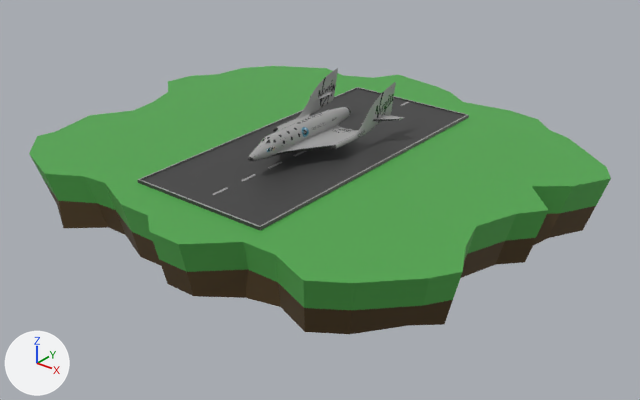
Before and after pictures for a commit that changed the glTF model public/spaceshiptwo.gltf.
Camera for both pictures: a 50 mm camera at (7.84, -9.73, 5.2) aimed at (0.15, -0.13, -0.75). Lighting does not change. The marker at lower left points along +X, +Y and +Z.
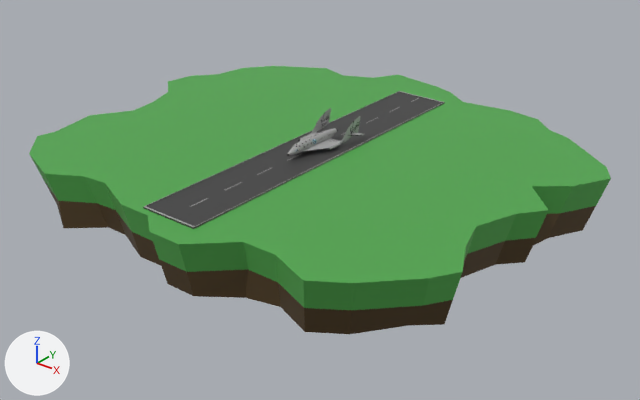
What differs and where, as boxes [x1, y1, x2, y2] in the pictures (640 x 400 px):
```json
{"object": "Cube", "change": "moved, rescaled", "before": [138, 87, 469, 230], "after": [143, 91, 445, 229], "on screen": "9% narrower"}
{"object": "Object_2", "change": "moved, rescaled", "before": [248, 68, 405, 161], "after": [287, 108, 364, 156], "on screen": "51% narrower, 48% shorter"}
```

The change, as JSON lines over the scene's bpy script:
```json
{"op": "set", "path": "ob_object_2.location", "old": "(0.0, -0.347, -1.487)", "new": "(0.0, -0.143, -0.685)"}
{"op": "set", "path": "ob_object_2.scale", "old": "(2.06, 2.06, 2.06)", "new": "(1.05, 1.05, 1.05)"}
{"op": "set", "path": "ob_cube.location", "old": "(0.0, 0.0, 0.06)", "new": "(0.0, -0.07, 0.05)"}
{"op": "set", "path": "ob_cube.scale", "old": "(-1.14, -2.56, -0.0326)", "new": "(-0.469, -2.97, -0.0134)"}
```
